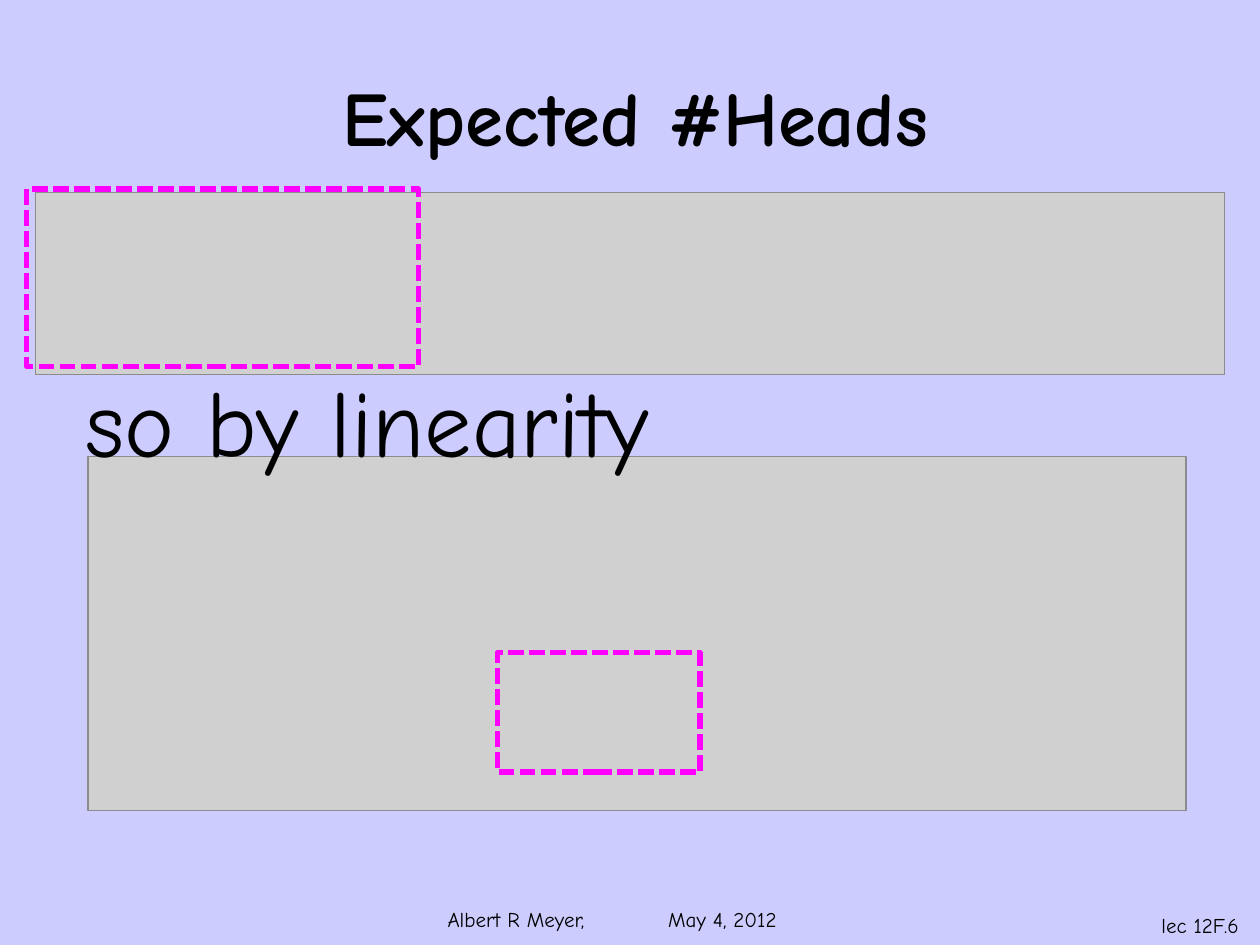
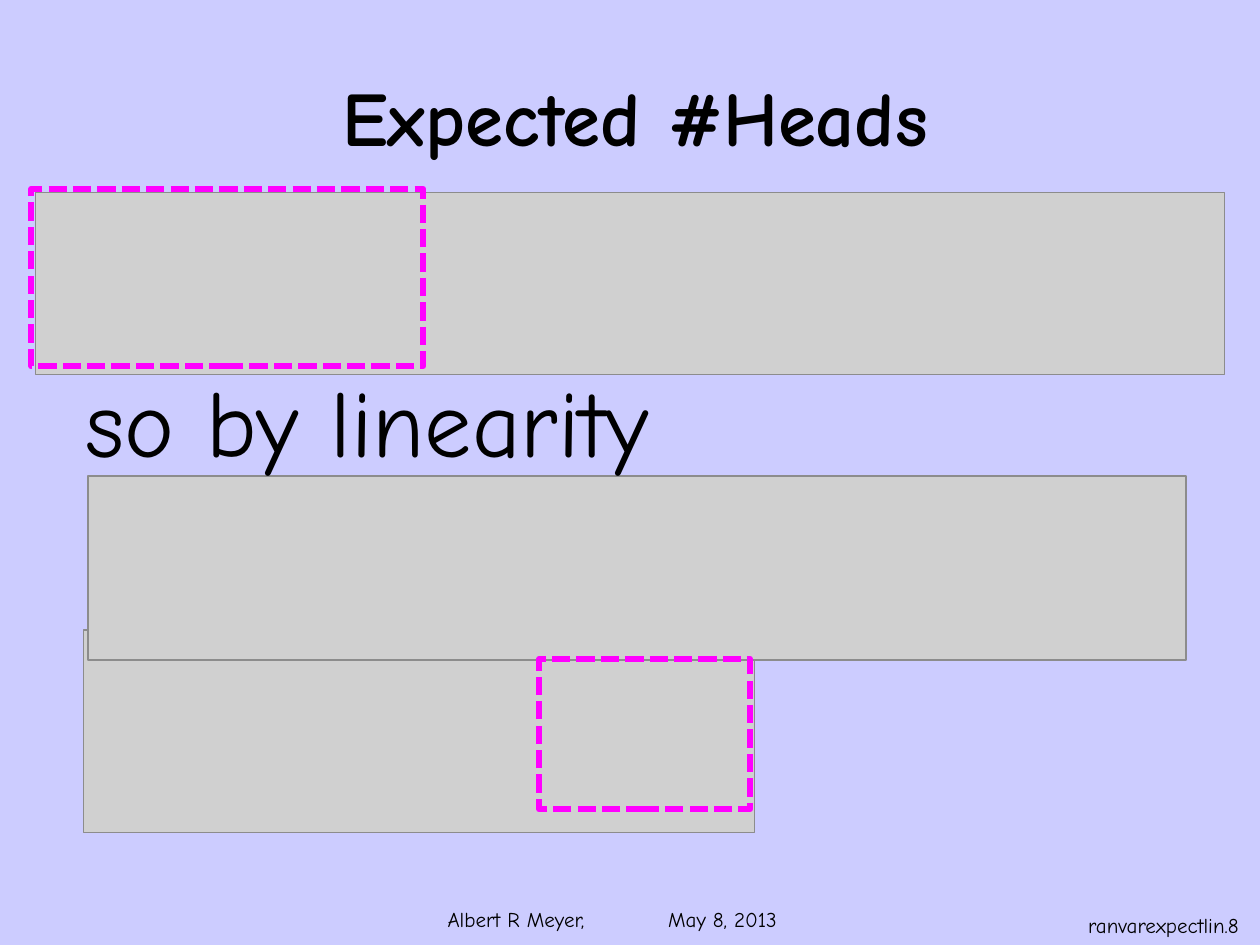
Before and after one commit to armeyer/mcs_web, a slide deck: slide 8 of spring13/slides13/ranvar-expect-linear.pptx (slide 6 before the commit). Drawn at 1260x945 pixels with LibreOffice and Linux fonts; fonts in the diff are those of the drawing; grey boxes stand for pictures; background and template pictures are left out. Boxes give left, top, right and bottom in pixels: in the first picture for what was removed or moved away, otherwise in the second. Text is boxed around its words. In the diff, an @@ line names an element or a change of style, - is before the commit and + after.

Commit message:
ranvar slides

```diff
--- a/spring13/slides13/ranvar-expect-linear.pptx
+++ b/spring13/slides13/ranvar-expect-linear.pptx
@@ rectangle: place and size @@
-rectangle at (26,189,418,367)
+rectangle at (32,189,423,367)
@@ rectangle at (32,189,423,367): outline #FF00FF 3 pt dashed to #FF00FF 3.5 pt dashed @@
@@ picture: place and size @@
-picture at (88,456,1186,810)
+picture at (88,476,1186,660)
@@ picture added at (83,630,755,833) @@
@@ rectangle at (539,659,750,809): outline #FF00FF 3 pt dashed to #FF00FF 3.5 pt dashed @@
@@ rectangle: place and size @@
-rectangle at (498,653,701,772)
+rectangle at (539,659,750,809)
@@ text at (448,912,777,931): text changed @@
-Albert R Meyer, May 4, 2012
+Albert R Meyer, May 8, 2013
@@ page number at (1088,918,1239,937): text changed @@
-lec 12F.6
+ranvarexpectlin.8
```
Also in this commit, not shown: 14 other slides changed, 6 slides added, 6 other files.
